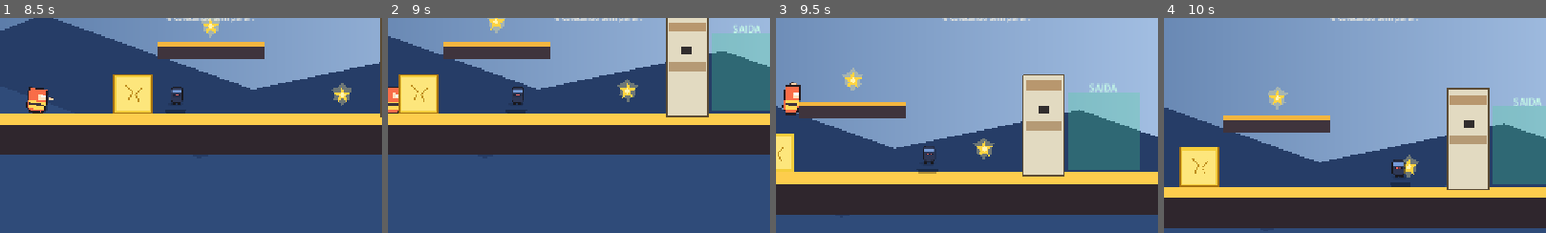
Above: before the commit, frames 1-4 (left to right).
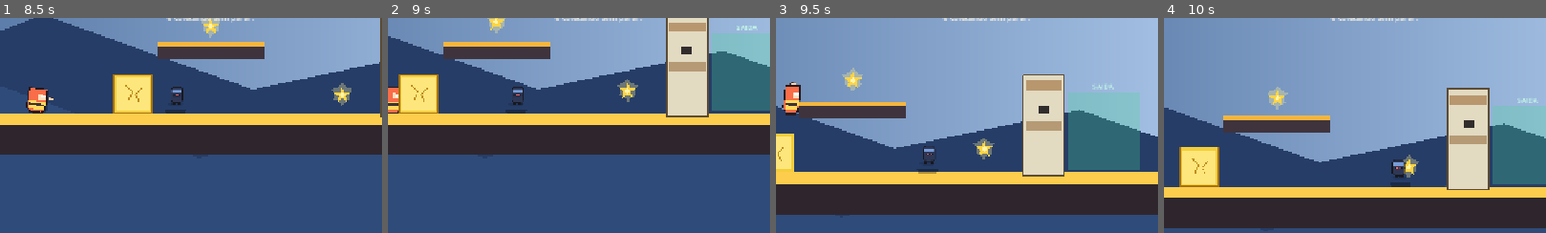
Above: after the commit, the same moments.

Repository: wvianna/game-pizza-tower-godot
Game: Godot game, scene res://scenes/levels/level_01.tscn
Two runs of this game, one before a commit and one after it. Both use one fixed random seed, a clock stepped at 60 frames per second and the inputs below.
Inputs:
- Up to frame 1 (8.5 s): hold Ctrl (crouch) 0.53-1.28 s; hold D (move_right) 0.53-2.03 s; tap Space (jump) at 0.77, 1.52, 3.02, 3.77, 4.52, 6.02, 6.77, 7.52 s; tap Shift (dash) at 1.35 s; hold A (move_left) 2.03-2.78 s; tap J (grab_throw) at 2.1 s; hold D (move_right) 2.78-4.28 s; tap K (taunt_parry) at 2.85 s; tap F8 (telemetry_export) at 3.6 s; hold A (move_left) 4.28-5.03 s; tap Z at 4.35 s; hold D (move_right) 5.03-5.78 s; tap X at 5.1 s; hold A (move_left) 5.78-7.28 s; tap C at 5.85 s; tap V at 6.6 s; hold D (move_right) from 7.28 s (still down); tap Ctrl (crouch) at 7.35 s; hold Shift (dash) from 8.03 s (still down)
- Up to frame 2 (9 s): keep holding D (move_right); release Shift (dash) at 8.78 s; tap J (grab_throw) at 8.85 s
- Up to frame 3 (9.5 s): keep holding D (move_right); tap Space (jump) at 9.02 s
- Up to frame 4 (10 s): release D (move_right) at 9.53 s; hold A (move_left) from 9.53 s (still down); tap K (taunt_parry) at 9.6 s; tap Space (jump) at 9.77 s
The pictures show only the part of the screen within x 50-100%, y 31-81%; the shares and areas given below are measured in that part.

Frame 1 is identical in both runs. In frame 2, 0.1% of the frame differs, in the area x 90-98%, y 3-8%; in frame 3, 0.1%; in frame 4, 0.1%.

Commit message:
feat: add exit label functionality and update display logic in exit area

Diff:
--- a/scripts/game/level_controller.gd
+++ b/scripts/game/level_controller.gd
@@ -39,6 +39,7 @@
 @onready var combo_label: Label = get_node_or_null("HudLayer/ComboLabel")
 @onready var lives_label: Label = get_node_or_null("HudLayer/LivesLabel")
 @onready var lives_container: HBoxContainer = get_node_or_null("HudLayer/LivesContainer")
+@onready var exit_label: Label = get_node_or_null("ExitArea/Label")
 
 func _ready() -> void:
 	_ensure_runtime_nodes()
@@ -67,6 +68,7 @@
 
 	_update_hud_labels()
 	_set_explore_text()
+	_update_exit_label(false)
 
 func _process(delta: float) -> void:
 	if _fall_respawn_cooldown > 0.0:
@@ -317,6 +319,7 @@
 		return
 
 	_player_in_exit_zone = true
+	_update_exit_label(_phase == "escape")
 	if _phase == "escape" and objective_label:
 		objective_label.text = "Porta encontrada! Aperte W ou Seta Cima para entrar."
 
@@ -328,6 +331,7 @@
 		return
 
 	_player_in_exit_zone = false
+	_update_exit_label(false)
 	if _phase == "escape" and objective_label:
 		_set_escape_text()
 
@@ -337,6 +341,7 @@
 
 	_phase = "complete"
 	_player_in_exit_zone = false
+	_update_exit_label(false)
 	if objective_label:
 		objective_label.text = "Fase concluida!"
 
@@ -518,3 +523,17 @@
 
 func _process_exit_entry_input() -> void:
 	_try_complete_if_player_in_exit()
+
+func _update_exit_label(show_prompt: bool) -> void:
+	if exit_label == null:
+		return
+
+	if show_prompt:
+		exit_label.text = "ENTRAR  W/↑"
+		exit_label.add_theme_color_override("font_color", Color(0.996078, 0.952941, 0.756863, 1))
+		exit_label.add_theme_font_size_override("font_size", 13)
+		return
+
+	exit_label.text = "SAIDA"
+	exit_label.add_theme_color_override("font_color", Color(0.780392, 1, 0.905882, 1))
+	exit_label.add_theme_font_size_override("font_size", 12)
